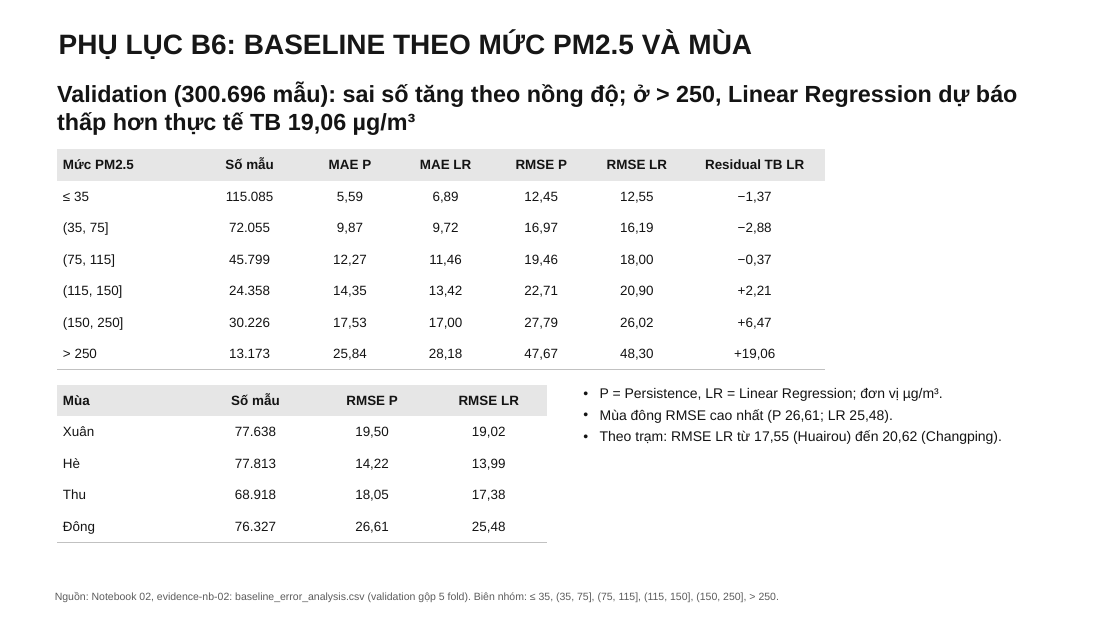
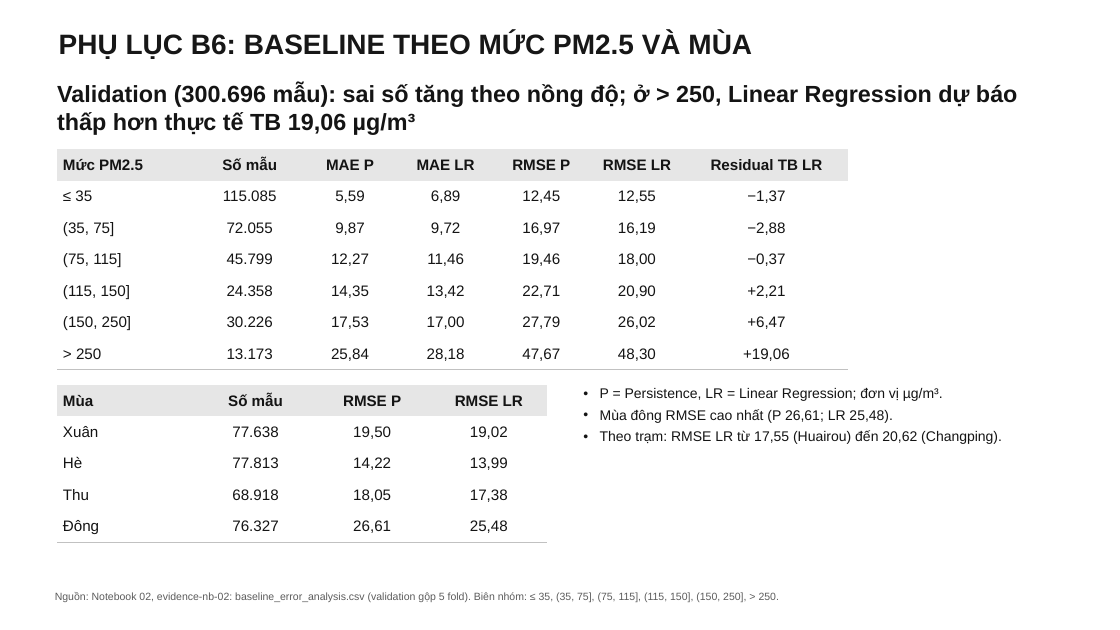
Before and after one commit to bjruly/sgu_finalproject_machinelearning_2026-2027, a slide deck: slide 30 of docs/Nhom10__Slide.pptx. Drawn at 1120x630 pixels with LibreOffice and Linux fonts; fonts in the diff are those of the drawing. Boxes give left, top, right and bottom in pixels: in the first picture for what was removed or moved away, otherwise in the second. Text is boxed around its words. In the diff, an @@ line names an element or a change of style, - is before the commit and + after.

Commit message:
Revise the slides: readable tables, softer overfitting claims, team shares
Bảng ở slide chính dùng chữ 14 pt (phụ lục 13-14 pt) sau khi rút gọn nội
dung; sửa lời bình overfitting và bootstrap theo rà soát; slide phân công
có tỷ lệ đóng góp; sửa tham chiếu Hình 9 và đơn vị R².

```diff
--- a/docs/Nhom10__Slide.pptx
+++ b/docs/Nhom10__Slide.pptx
@@ table at <box>57,150,849,370</box> @@
@@ size 11.5 to 13 pt @@
@@ table: place and size @@
-table at <box>57,150,826,370</box>
+table at <box>57,150,849,370</box>
@@ table at <box>57,385,548,543</box> @@
@@ size 11.5 to 13 pt @@
```
Also in this commit, not shown: 18 other slides changed.
